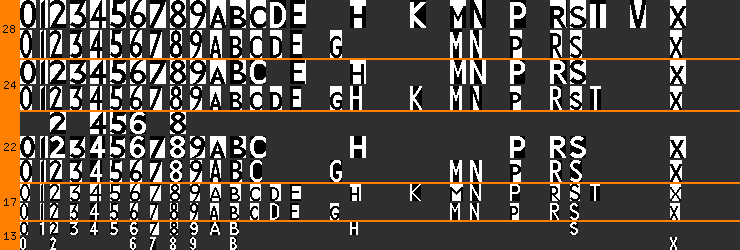
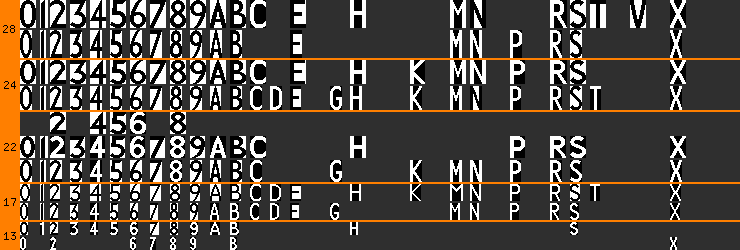
Layers edited between the first and the second 740x250 image:
hid "small" (1st of 2, in "New Johnston"), painted on it over [210, 0, 686, 220]
painted on "normal" over [41, 0, 242, 110]
hid "small" (2nd of 2, in "Roboto") over [210, 0, 686, 58]
painted on "Background" over [410, 60, 425, 182]
